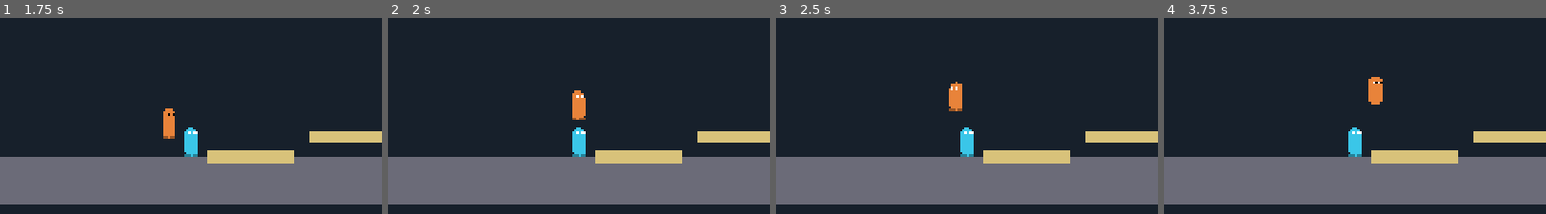
Above: before the commit, frames 1-4 (left to right).
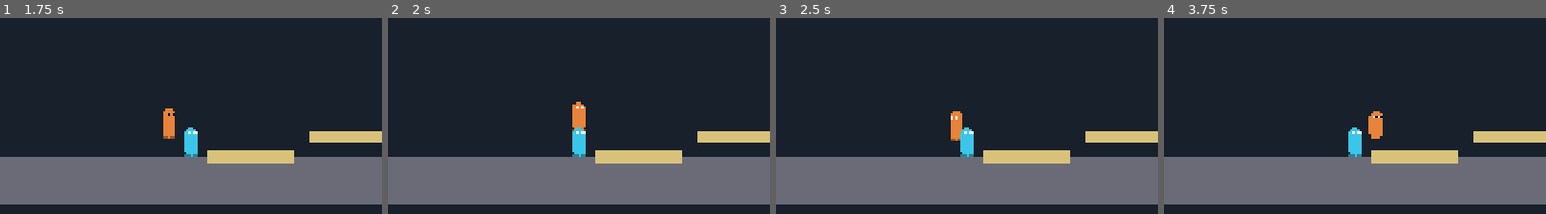
Above: after the commit, the same moments.

Repository: SnirNehemia/deeper
Game: Godot game, scene res://scenes/sandbox.tscn
Two runs of this game, one before a commit and one after it. Both use one fixed random seed, a clock stepped at 60 frames per second and the inputs below. Before the commit the project has no main scene; this scene is started directly in both runs.
Inputs:
- Up to frame 1 (1.75 s): tap Enter at 0.5 s; hold D from 0.53 s (still down); tap E at 0.6, 1.55 s; tap W at 0.77, 0.8, 1.07, 1.35, 1.52 s
- Up to frame 2 (2 s): keep holding D; tap W at 1.82 s
- Up to frame 3 (2.5 s): release D at 2.03 s; hold A from 2.03 s (still down); tap E at 2.1 s; tap W at 2.3 s
- Up to frame 4 (3.75 s): release A at 2.78 s; hold D from 2.78 s (still down); tap Q at 2.85 s; tap W at 3.02, 3.32 s; tap E at 3.05 s; tap Shift at 3.6 s
The pictures show only the part of the screen within x 33-83%, y 22-72%; the shares and areas given below are measured in that part.

Frame 1 is identical in both runs. In frame 2, 0.4% of the frame differs, in the area x 48-52%, y 36-58%; in frame 3, 0.9%; in frame 4, 1.0%, in the area x 53-58%, y 30-62%.

Commit message:
Step 3: submarine interior — 3 rooms, doorways, ladder, conning area
- Sub (CharacterBody2D, code-built): floor, end walls, 3 rooms (Engine/Middle/
  Helm) with open doorways, ceiling with a ladder hole, conning area on top;
  rounded placeholder hull silhouette + interior/ladder visuals via _draw
- Ladder climbing in crew: ladder sensor area, attach on up/down, climb at
  GameFeel climb_speed, detach by stepping off / reaching an end
- Collision layers (Layers): crew touch only INTERIOR; sub hull vs TERRAIN —
  crew ride inside the hull without fighting the outer shell
- Crew parented to the sub so they'll ride along once it moves
- sub_test.tscn is now the main scene; sandbox/test floors moved to INTERIOR
- Headless traversal test (test_sub.tscn): land, run through both doorways into
  the helm room, climb ladder up into conning area and back down — all passing

Co-Authored-By: Claude Sonnet 4.6 <noreply@anthropic.com>

Diff:
--- a/project.godot
+++ b/project.godot
@@ -12,8 +12,8 @@
 
 config/name="Deeper"
 config/features=PackedStringArray("4.4", "GL Compatibility")
-config/run/main_scene="res://scenes/sandbox.tscn"
 config/icon="res://icon.svg"
+run/main_scene="res://scenes/sub_test.tscn"
 
 [autoload]
 
--- a/scenes/sandbox.gd
+++ b/scenes/sandbox.gd
@@ -37,6 +37,8 @@
 ## Build a static collision box with a centered colored visual.
 func _make_box(center: Vector2, size: Vector2, color: Color) -> StaticBody2D:
 	var body := StaticBody2D.new()
+	body.collision_layer = Layers.INTERIOR  # crew collide with the INTERIOR layer
+	body.collision_mask = 0
 	body.position = center
 	var collider := CollisionShape2D.new()
 	var shape := RectangleShape2D.new()
--- /dev/null
+++ b/scenes/sub_test.gd
@@ -0,0 +1,52 @@
+extends Node2D
+
+## Sub interior playtest: a stationary submarine with two crew inside, so we can
+## verify running through all three rooms and climbing the ladder to the conning
+## area before the sub starts moving (that arrives with the helm).
+
+func _ready() -> void:
+	_add_background()
+
+	var sub := Sub.new()
+	sub.position = Vector2(0, 40)
+	add_child(sub)
+
+	# Crew are CHILDREN of the sub, so they'll ride along once it moves.
+	var p1 := Crew.new()
+	p1.player_index = 0
+	p1.body_color = PlaceholderArt.CREW_P1_COLOR
+	p1.position = Vector2(-240, -60)  # engine room (stern)
+	sub.add_child(p1)
+
+	var p2 := Crew.new()
+	p2.player_index = 1
+	p2.body_color = PlaceholderArt.CREW_P2_COLOR
+	p2.position = Vector2(40, -60)    # middle room, near the ladder
+	sub.add_child(p2)
+
+	var cam := Camera2D.new()
+	cam.position = Vector2(0, -80)
+	add_child(cam)
+	cam.make_current()
+
+	_add_hint_label()
+
+func _add_background() -> void:
+	var bg := ColorRect.new()
+	bg.color = PlaceholderArt.SANDBOX_BG
+	bg.size = Vector2(4000, 2000)
+	bg.position = Vector2(-2000, -1500)
+	bg.z_index = -100
+	add_child(bg)
+
+func _add_hint_label() -> void:
+	var label := Label.new()
+	label.text = "P1: A/D move, W jump, W/S on ladder    P2: arrows, Up/Down on ladder    (Esc quits)"
+	label.position = Vector2(-680, -380)
+	label.add_theme_color_override("font_color", Color.WHITE)
+	add_child(label)
+
+func _unhandled_input(event: InputEvent) -> void:
+	# Dev convenience only (not gameplay input): quit on Esc.
+	if event is InputEventKey and event.pressed and event.keycode == KEY_ESCAPE:
+		get_tree().quit()
--- /dev/null
+++ b/scenes/sub_test.tscn
@@ -0,0 +1,6 @@
+[gd_scene load_steps=2 format=3 uid="uid://b8deepersubtest"]
+
+[ext_resource type="Script" path="res://scenes/sub_test.gd" id="1_subtest"]
+
+[node name="SubTest" type="Node2D"]
+script = ExtResource("1_subtest")
--- /dev/null
+++ b/scripts/collision_layers.gd
@@ -0,0 +1,14 @@
+class_name Layers
+extends RefCounted
+
+## Named physics collision layers (bit values), so nothing uses magic numbers.
+##
+## The split matters: crew collide only with the sub's INTERIOR (floors, walls,
+## ladders), while the sub's HULL collides only with TERRAIN. That keeps the
+## crew riding safely inside the hull without fighting the sub's own outer shell.
+
+const TERRAIN := 1 << 0    ## world / ocean terrain
+const SUB_HULL := 1 << 1   ## the sub's outer shell (vs terrain)
+const CREW := 1 << 2       ## crew bodies
+const INTERIOR := 1 << 3   ## sub interior floors/walls the crew stand on
+const LADDER := 1 << 4     ## ladder climb zones
--- a/scripts/crew/crew.gd
+++ b/scripts/crew/crew.gd
@@ -1,15 +1,13 @@
 class_name Crew
 extends CharacterBody2D
 
-## A crew member you run and jump around the sub with.
+## A crew member you run, jump, and climb around the sub with.
 ##
 ## Reads its controls through the input abstraction (InputHub.get_input by
 ## player index) — never the keyboard directly — and applies the tunable crew
-## feel from GameFeel. Builds its own collision capsule and placeholder visual in
-## code so it can be dropped into any scene.
-##
-## Movement feel: weighty run accel/decel, a fixed-apex jump softened by coyote
-## time and an input buffer, plus squash-on-land / stretch-on-jump.
+## feel from GameFeel. Builds its own collision capsule, placeholder visual, and
+## ladder sensor in code so it can be dropped into any scene (or parented inside
+## the moving sub, where it rides along automatically).
 
 ## Which InputHub player drives this crew (0 = P1, 1 = P2).
 @export var player_index: int = 0
@@ -23,11 +21,18 @@
 var _coyote: float = 0.0
 var _jump_buffer: float = 0.0
 
+# Ladder state: how many ladder zones we overlap, and whether we're climbing.
+var _ladder_overlaps: int = 0
+var _on_ladder: bool = false
+
 var _facing: float = 1.0
 var _run_phase: float = 0.0
 var _was_on_floor: bool = false
 
 func _ready() -> void:
+	collision_layer = Layers.CREW
+	collision_mask = Layers.INTERIOR
+
 	var ppm: float = GameFeel.PIXELS_PER_METER
 
 	var collider := CollisionShape2D.new()
@@ -39,9 +44,26 @@
 
 	_visual = CrewVisual.new()
 	_visual.color = body_color
-	# Place the visual's origin at the capsule's feet (bottom).
+	# Visual origin at the capsule's feet so squash/stretch pivots on the floor.
 	_visual.position = Vector2(0, PlaceholderArt.CREW_HEIGHT_M * ppm * 0.5)
 	add_child(_visual)
+
+	_add_ladder_sensor()
+
+func _add_ladder_sensor() -> void:
+	var sensor := Area2D.new()
+	sensor.collision_layer = 0
+	sensor.collision_mask = Layers.LADDER
+	var shape := CollisionShape2D.new()
+	var rect := RectangleShape2D.new()
+	rect.size = Vector2(PlaceholderArt.CREW_WIDTH_M * GameFeel.PIXELS_PER_METER,
+		PlaceholderArt.CREW_HEIGHT_M * GameFeel.PIXELS_PER_METER)
+	shape.shape = rect
+	sensor.add_child(shape)
+	add_child(sensor)
+	sensor.area_entered.connect(func(_a: Area2D) -> void: _ladder_overlaps += 1)
+	sensor.area_exited.connect(func(_a: Area2D) -> void:
+		_ladder_overlaps = maxi(0, _ladder_overlaps - 1))
 
 func _physics_process(delta: float) -> void:
 	var input: PlayerInput = InputHub.get_input(player_index)
@@ -49,19 +71,33 @@
 	var ppm: float = GameFeel.PIXELS_PER_METER
 
 	var move_x := input.move.x if input != null else 0.0
+	var move_y := input.move.y if input != null else 0.0
 	var jump_pressed := input.jump_pressed if input != null else false
 
+	# Grab a ladder when overlapping one and pushing up or down.
+	if not _on_ladder and _ladder_overlaps > 0 and absf(move_y) > 0.5:
+		_on_ladder = true
+
+	if _on_ladder:
+		_move_on_ladder(move_x, move_y, feel, ppm, delta)
+	else:
+		_move_on_foot(move_x, jump_pressed, feel, ppm, delta)
+
+	_update_visual(move_x, ppm, delta)
+
+func _move_on_foot(move_x: float, jump_pressed: bool, feel: GameFeel.CrewFeel,
+		ppm: float, delta: float) -> void:
 	var on_floor := is_on_floor()
 
-	# --- Horizontal: accelerate toward target, decelerate to a stop ---
+	# Horizontal: accelerate toward target, decelerate to a stop.
 	var target_vx := move_x * feel.run_max_speed * ppm
 	var rate := feel.run_accel() if absf(target_vx) > 0.01 else feel.run_decel()
 	velocity.x = move_toward(velocity.x, target_vx, rate * ppm * delta)
 
-	# --- Gravity ---
+	# Gravity.
 	velocity.y += feel.gravity() * ppm * delta
 
-	# --- Jump with coyote time + input buffer ---
+	# Jump with coyote time + input buffer.
 	_coyote = feel.coyote_time if on_floor else _coyote - delta
 	_jump_buffer = feel.jump_buffer_time if jump_pressed else _jump_buffer - delta
 	if _jump_buffer > 0.0 and _coyote > 0.0:
@@ -72,16 +108,34 @@
 
 	move_and_slide()
 
-	# --- Land squash (just touched down this frame) ---
-	var landed_now := is_on_floor() and not _was_on_floor
-	if landed_now:
+	# Land squash (just touched down this frame).
+	if is_on_floor() and not _was_on_floor:
 		_squash()
 	_was_on_floor = is_on_floor()
 
-	# --- Visual: facing + run animation ---
+func _move_on_ladder(move_x: float, move_y: float, feel: GameFeel.CrewFeel,
+		ppm: float, delta: float) -> void:
+	# Climb at a steady speed; no gravity while attached.
+	velocity.y = move_y * feel.climb_speed * ppm
+	velocity.x = move_toward(velocity.x, 0.0, feel.run_decel() * ppm * delta)
+
+	# Step off sideways.
+	if absf(move_x) > 0.5:
+		_on_ladder = false
+
+	move_and_slide()
+
+	# Detach when we leave the ladder zone, or settle onto a floor.
+	if _ladder_overlaps == 0:
+		_on_ladder = false
+	if is_on_floor() and move_y >= 0.0:
+		_on_ladder = false
+	_was_on_floor = is_on_floor()
+
+func _update_visual(move_x: float, ppm: float, delta: float) -> void:
 	if absf(move_x) > 0.01:
 		_facing = signf(move_x)
-	var running := is_on_floor() and absf(velocity.x) > 0.1 * ppm
+	var running := not _on_ladder and is_on_floor() and absf(velocity.x) > 0.1 * ppm
 	if running:
 		# Step cadence scales with speed so faster = quicker shuffle.
 		_run_phase += (absf(velocity.x) / ppm) * delta * 4.0
--- a/scripts/placeholder_art.gd
+++ b/scripts/placeholder_art.gd
@@ -15,6 +15,10 @@
 
 # --- Sub / hull ---
 const HULL_COLOR := Color("c8c8d0")
+const SUB_INTERIOR := Color("2a2f3a")     ## room background
+const SUB_STRUCTURE := Color("8a8f9c")    ## floors/walls/headers
+const SUB_FLOOR := Color("4a5160")        ## floor deck highlight
+const LADDER_COLOR := Color("e0c060")     ## ladder rails/rungs
 
 # --- Terrain ---
 const TERRAIN_SAND := Color("d8c27a")
--- /dev/null
+++ b/scripts/sub/sub.gd
@@ -0,0 +1,157 @@
+class_name Sub
+extends CharacterBody2D
+
+## The submarine: one physics body that will move through the ocean, with a
+## cutaway interior the crew run around inside.
+##
+## Built entirely in code. Local space convention: the interior FLOOR top is at
+## y = 0 and "up" is negative y. Three 5m x 3m rooms sit in a row (Engine /
+## stern on the left, flex Middle, Helm / bow on the right) with open doorways
+## between them, plus a ladder from the middle room up to a small conning area.
+##
+## The crew are parented to this node, so when the sub moves they ride along
+## automatically. The sub's own outer hull collides with TERRAIN; the interior
+## pieces are separate static bodies on the INTERIOR layer that only the crew
+## touch.
+
+const PPM := 48.0
+
+const ROOM_W := 5.0 * PPM     # 240
+const ROOM_H := 3.0 * PPM     # 144
+const HALF_W := 1.5 * ROOM_W  # 360 (three rooms, centered: x in [-360, 360])
+const WALL_T := 16.0          # collision thickness for floors/walls
+const DOOR_H := 2.0 * PPM     # 96 — doorway opening height above the floor
+const HOLE_HALF := 0.5 * PPM  # 24 — half-width of the ladder hole in the ceiling
+const CEIL_Y := -ROOM_H       # -144 — ceiling bottom / room headroom
+const CONN_HALF := 1.5 * PPM  # 72 — half-width of the conning area
+const CONN_TOP := -ROOM_H - 2.0 * PPM  # -240-ish — conning ceiling region
+
+# Divider x positions between the three rooms.
+const DIV_X := ROOM_W * 0.5   # 120
+
+func _ready() -> void:
+	collision_layer = Layers.SUB_HULL
+	collision_mask = Layers.TERRAIN
+	_build_hull_collision()
+	_build_interior()
+	_build_ladder()
+
+## Rough outer-shell collider (vs terrain). Shape only matters once the ocean map
+## exists; bumping terrain is harmless this milestone.
+func _build_hull_collision() -> void:
+	var hull := CollisionShape2D.new()
+	var shape := RectangleShape2D.new()
+	shape.size = Vector2(HALF_W * 2.0 + 80.0, ROOM_H + 6.0 * PPM)
+	hull.shape = shape
+	hull.position = Vector2(0, -ROOM_H * 0.5)
+	add_child(hull)
+
+func _build_interior() -> void:
+	# Floor across all three rooms (top surface at y = 0).
+	_add_static(Vector2(0, WALL_T * 0.5), Vector2(HALF_W * 2.0 + WALL_T, WALL_T))
+
+	# End walls (stern / bow), floor up past the ceiling.
+	_add_static(Vector2(-HALF_W - WALL_T * 0.5, -ROOM_H * 0.5 - 8.0), Vector2(WALL_T, ROOM_H + WALL_T + 32.0))
+	_add_static(Vector2(HALF_W + WALL_T * 0.5, -ROOM_H * 0.5 - 8.0), Vector2(WALL_T, ROOM_H + WALL_T + 32.0))
+
+	# Ceiling: two segments leaving a ladder hole at the center. The TOP of these
+	# segments doubles as the conning-area floor.
+	var ceil_y := CEIL_Y - WALL_T * 0.5
+	var left_w := HALF_W - HOLE_HALF
+	_add_static(Vector2(-(HOLE_HALF + left_w * 0.5), ceil_y), Vector2(left_w, WALL_T))
+	_add_static(Vector2(HOLE_HALF + left_w * 0.5, ceil_y), Vector2(left_w, WALL_T))
+
+	# Doorway headers: short beams hanging from the ceiling between rooms, leaving
+	# a DOOR_H opening above the floor.
+	var header_h := ROOM_H - DOOR_H
+	var header_y := CEIL_Y + header_h * 0.5
+	_add_static(Vector2(-DIV_X, header_y), Vector2(WALL_T, header_h))
+	_add_static(Vector2(DIV_X, header_y), Vector2(WALL_T, header_h))
+
+	# Conning area walls and ceiling, sitting on the middle ceiling segments.
+	var deck_y := CEIL_Y - WALL_T              # top of the ceiling segments
+	var conn_ceil_y := deck_y - 2.0 * PPM      # 2 m of headroom in the conning area
+	_add_static(Vector2(-CONN_HALF - WALL_T * 0.5, (deck_y + conn_ceil_y) * 0.5),
+		Vector2(WALL_T, deck_y - conn_ceil_y))
+	_add_static(Vector2(CONN_HALF + WALL_T * 0.5, (deck_y + conn_ceil_y) * 0.5),
+		Vector2(WALL_T, deck_y - conn_ceil_y))
+	_add_static(Vector2(0, conn_ceil_y - WALL_T * 0.5),
+		Vector2(CONN_HALF * 2.0 + WALL_T * 2.0, WALL_T))
+
+func _build_ladder() -> void:
+	var deck_y := CEIL_Y - WALL_T
+	var conn_ceil_y := deck_y - 2.0 * PPM
+	var ladder := Area2D.new()
+	ladder.collision_layer = Layers.LADDER
+	ladder.collision_mask = 0
+	ladder.monitorable = true
+	ladder.monitoring = false
+	var shape := CollisionShape2D.new()
+	var rect := RectangleShape2D.new()
+	# Climb column from the middle-room floor up to just under the conning ceiling.
+	var top := conn_ceil_y + WALL_T
+	rect.size = Vector2(HOLE_HALF * 2.0, -top)
+	shape.shape = rect
+	shape.position = Vector2(0, top * 0.5)
+	ladder.add_child(shape)
+	add_child(ladder)
+
+## Add an interior collision box (center, size) on the INTERIOR layer.
+func _add_static(center: Vector2, size: Vector2) -> void:
+	var body := StaticBody2D.new()
+	body.collision_layer = Layers.INTERIOR
+	body.collision_mask = 0
+	body.position = center
+	var col := CollisionShape2D.new()
+	var shape := RectangleShape2D.new()
+	shape.size = size
+	col.shape = shape
+	body.add_child(col)
+	add_child(body)
+
+# --- Placeholder visuals (drawn in local space; collision is separate) ---
+
+func _draw() -> void:
+	var deck_y := CEIL_Y - WALL_T
+	var conn_ceil_y := deck_y - 2.0 * PPM
+
+	# Outer hull silhouette (rounded), behind everything.
+	_draw_round_rect(Rect2(-HALF_W - 40.0, -ROOM_H - 24.0, HALF_W * 2.0 + 80.0, ROOM_H + 24.0 + 1.5 * PPM),
+		48.0, PlaceholderArt.HULL_COLOR)
+	# Conning tower bump on top.
+	_draw_round_rect(Rect2(-CONN_HALF - 18.0, conn_ceil_y - 18.0, CONN_HALF * 2.0 + 36.0, deck_y - conn_ceil_y + 24.0),
+		18.0, PlaceholderArt.HULL_COLOR)
+
+	# Room interiors.
+	for i in 3:
+		var room_x := -HALF_W + i * ROOM_W
+		draw_rect(Rect2(room_x, CEIL_Y, ROOM_W, ROOM_H), PlaceholderArt.SUB_INTERIOR)
+	# Conning interior.
+	draw_rect(Rect2(-CONN_HALF, conn_ceil_y, CONN_HALF * 2.0, deck_y - conn_ceil_y),
+		PlaceholderArt.SUB_INTERIOR)
+
+	# Floor deck highlight.
+	draw_rect(Rect2(-HALF_W, 0, HALF_W * 2.0, 6.0), PlaceholderArt.SUB_FLOOR)
+
+	# Doorway headers (visual) + divider posts (just the header part).
+	var header_h := ROOM_H - DOOR_H
+	for sx in [-DIV_X, DIV_X]:
+		draw_rect(Rect2(sx - WALL_T * 0.5, CEIL_Y, WALL_T, header_h), PlaceholderArt.SUB_STRUCTURE)
+
+	# Ladder rails + rungs.
+	var rail_x := HOLE_HALF - 6.0
+	draw_rect(Rect2(-rail_x - 2.0, conn_ceil_y, 4.0, -conn_ceil_y), PlaceholderArt.LADDER_COLOR)
+	draw_rect(Rect2(rail_x - 2.0, conn_ceil_y, 4.0, -conn_ceil_y), PlaceholderArt.LADDER_COLOR)
+	var rung := conn_ceil_y + 8.0
+	while rung < 0.0:
+		draw_rect(Rect2(-rail_x, rung, rail_x * 2.0, 3.0), PlaceholderArt.LADDER_COLOR)
+		rung += 16.0
+
+func _draw_round_rect(rect: Rect2, radius: float, color: Color) -> void:
+	var r := minf(radius, minf(rect.size.x, rect.size.y) * 0.5)
+	draw_rect(Rect2(rect.position + Vector2(r, 0), Vector2(rect.size.x - 2.0 * r, rect.size.y)), color)
+	draw_rect(Rect2(rect.position + Vector2(0, r), Vector2(rect.size.x, rect.size.y - 2.0 * r)), color)
+	draw_circle(rect.position + Vector2(r, r), r, color)
+	draw_circle(rect.position + Vector2(rect.size.x - r, r), r, color)
+	draw_circle(rect.position + Vector2(r, rect.size.y - r), r, color)
+	draw_circle(rect.position + Vector2(rect.size.x - r, rect.size.y - r), r, color)
--- a/tests/test_crew.gd
+++ b/tests/test_crew.gd
@@ -59,6 +59,8 @@
 
 	# Floor with its top surface at y = 200.
 	var floor_body := StaticBody2D.new()
+	floor_body.collision_layer = Layers.INTERIOR
+	floor_body.collision_mask = 0
 	floor_body.position = Vector2(0, 260)
 	var col := CollisionShape2D.new()
 	var shape := RectangleShape2D.new()
--- /dev/null
+++ b/tests/test_sub.gd
@@ -0,0 +1,86 @@
+extends Node
+
+## Headless test for the sub interior (Step 3).
+##
+## Run: godot --headless res://tests/test_sub.tscn
+## Drops crew inside a real Sub and drives them through the live InputHub to
+## prove the geometry actually works: land on the floor, run through the doorways
+## across all three rooms, and climb the ladder up into the conning area.
+
+var _failures := 0
+
+func _ready() -> void:
+	await _run()
+	if _failures == 0:
+		print("SUB TESTS PASSED")
+		get_tree().quit(0)
+	else:
+		push_error("SUB TESTS FAILED: %d failing check(s)" % _failures)
+		get_tree().quit(1)
+
+func _check(cond: bool, msg: String) -> void:
+	if cond:
+		print("  ok:   ", msg)
+	else:
+		push_error("  FAIL: " + msg)
+		_failures += 1
+
+func _key(keycode: Key, pressed: bool) -> InputEventKey:
+	var e := InputEventKey.new()
+	e.physical_keycode = keycode
+	e.pressed = pressed
+	return e
+
+func _frames(n: int) -> void:
+	for i in n:
+		await get_tree().physics_frame
+
+func _run() -> void:
+	print("[sub]")
+	var hub: Node = get_node("/root/InputHub")
+
+	var sub := Sub.new()
+	add_child(sub)
+
+	# P1 starts in the stern (engine) room, on the left.
+	var crew := Crew.new()
+	crew.player_index = 0
+	crew.position = Vector2(-240, -60)
+	sub.add_child(crew)
+
+	# Land.
+	await _frames(90)
+	_check(crew.is_on_floor(), "crew lands on the sub floor")
+
+	# Run all the way right (D) — through both doorways into the helm room.
+	hub._input(_key(KEY_D, true))
+	await _frames(150)
+	hub._input(_key(KEY_D, false))
+	_check(crew.position.x > Sub.DIV_X + 20.0, "crew ran through doorways into the helm room")
+	_check(crew.is_on_floor(), "crew still on the floor after the run (not stuck on a header)")
+
+	# Walk back to the ladder column (left) and stop near center.
+	hub._input(_key(KEY_A, true))
+	await _frames(60)
+	hub._input(_key(KEY_A, false))
+	await _frames(30)
+
+	# Nudge onto the ladder x (~0) so the sensor overlaps the climb column.
+	crew.position.x = 0.0
+	crew.velocity = Vector2.ZERO
+	await _frames(5)
+	var floor_y := crew.position.y
+
+	# Climb up (W) into the conning area.
+	hub._input(_key(KEY_W, true))
+	await _frames(90)
+	hub._input(_key(KEY_W, false))
+	_check(crew.position.y < floor_y - Sub.ROOM_H * 0.5,
+		"crew climbed the ladder up toward the conning area")
+
+	# Climb back down (S) and land again.
+	hub._input(_key(KEY_S, true))
+	await _frames(120)
+	hub._input(_key(KEY_S, false))
+	await _frames(60)
+	_check(crew.is_on_floor(), "crew climbed back down and is on the floor")
--- /dev/null
+++ b/tests/test_sub.tscn
@@ -0,0 +1,6 @@
+[gd_scene load_steps=2 format=3 uid="uid://b8deepertestsub"]
+
+[ext_resource type="Script" path="res://tests/test_sub.gd" id="1_testsub"]
+
+[node name="TestSub" type="Node"]
+script = ExtResource("1_testsub")
Not shown, added: scenes/sub_test.gd.uid
Not shown, added: scripts/collision_layers.gd.uid
Not shown, added: scripts/sub/sub.gd.uid
Not shown: 1 places in tests/test_crew.tscn that only renumber resources
Not shown: 1 places in tests/test_input.tscn that only renumber resources
Not shown, added: tests/test_sub.gd.uid
Not shown, added: DECISIONS.md
Not shown, added: DEEPER_design_doc_v0.3.md
Not shown, added: MILESTONE_1.md
Not shown, added: PLAYTEST_LOG.md
